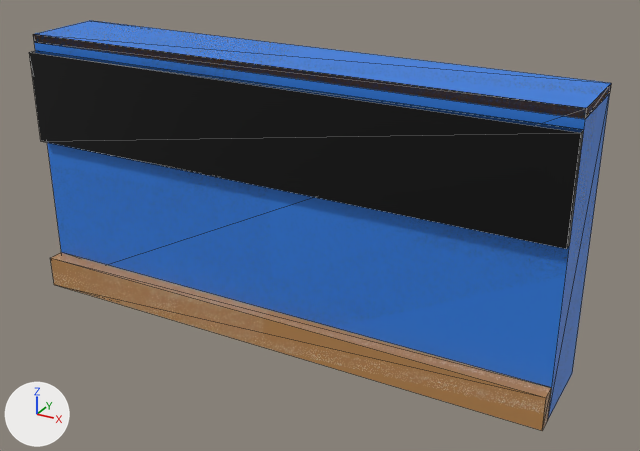
What one commit did to the glTF model assets/managed-models/livestock-interior/wall/wall.glb.
Before and after are seen from a camera (50 mm lens) standing at (0.741, -1.321, 0.83) and looking at (0.058, -0.079, 0.209). The lights are fixed; the arrows at lower left show +X, +Y and +Z. The first picture is the older version. Mesh edges are drawn as thin lines. Vertices at exactly the same position are counted once.

The first picture shows 'wall'.
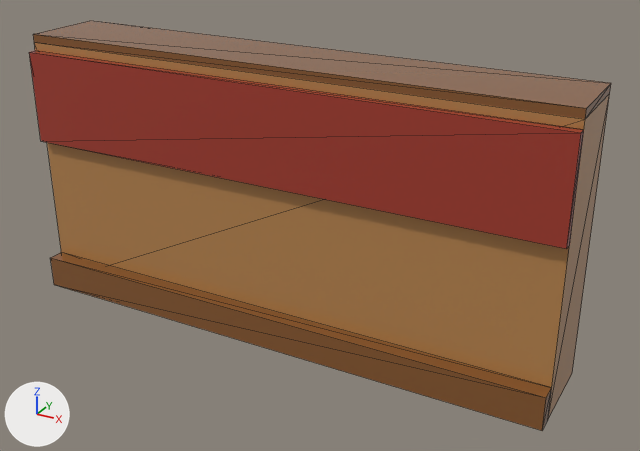
Boxes (x1, y1, x2, y2) around the edits, measured in the pictures (640 x 451 px; the box of a moved part takes in the faces that stretch with it):
part 1 of me_wall, moved or reshaped
    both: (33, 20, 611, 419)
part 2 of me_wall, surface changed
    both: (29, 20, 611, 431)

Patch to the scene script:
```diff
--- a/assets/managed-models/livestock-interior/wall/wall.glb.py
+++ b/assets/managed-models/livestock-interior/wall/wall.glb.py
@@ me_wall @@
 me_wall.from_pydata(...)  # 26 vertices, 46 faces; spans x -0.5..0.5, y -0.18..0.0, z 0.0..0.5
 # used by ob_wall; location = (0.0, 0.0, 0.0)
 # before: 4 (-0.5, -0.15, 0.5) at pixel (33, 34), 5 (0.5, -0.15, 0.5) at pixel (586, 108), 6 (0.5, 0.0, 0.5) at pixel (611, 83), 7 (-0.5, 0.0, 0.5) at pixel (89, 20), 14 (-0.5, -0.15, 0.485) at pixel (34, 42)
 # before: 15 (0.5, -0.15, 0.485) at pixel (585, 119), 16 (0.5, 0.0, 0.485) at pixel (609, 93), 17 (-0.5, 0.0, 0.485)
+# me_wall part 1
+for i in [*range(4, 8)]: me_wall.vertices[i].co += Vector((0.0, 0.0, -0.015))
+for i in [*range(14, 18)]: me_wall.vertices[i].co += Vector((0.0, 0.0, 0.015))
+# me_wall part 2: 38 kept faces spanning x -0.5..0.5, y -0.18..0.0, z 0.0..0.5 get new texture (UV) coordinates
 me_wall.materials.append(mat_m_wall)
```
